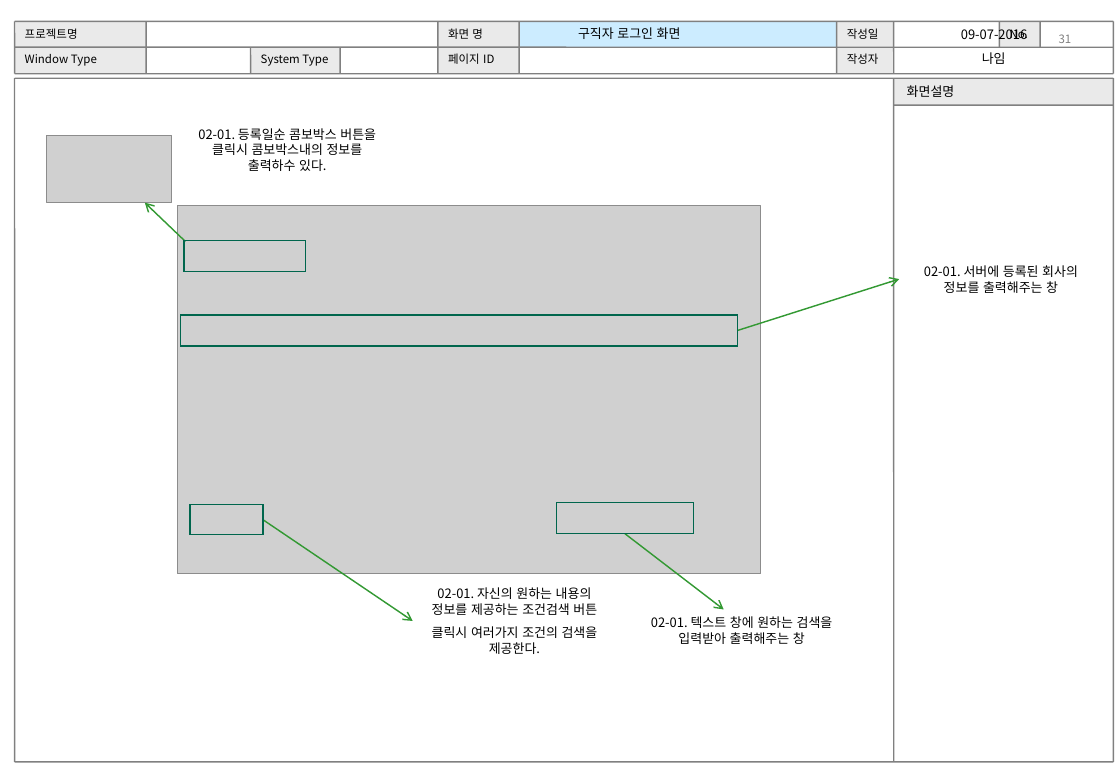
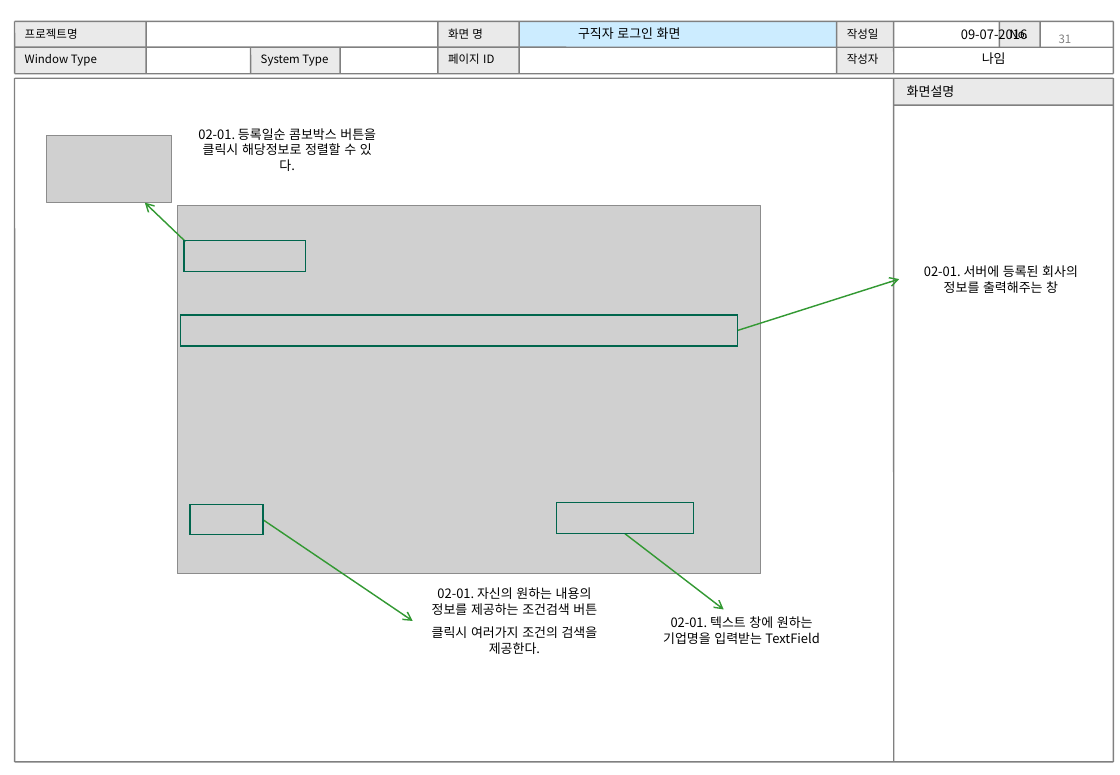
Before and after one commit to WABA82/1949, a slide deck: slide 31 of 02.설계/UI 설계서(초안)_.ppt. Drawn at 1120x775 pixels with LibreOffice and Linux fonts; fonts in the diff are those of the drawing; grey boxes stand for pictures. Boxes give left, top, right and bottom in pixels: in the first picture for what was removed or moved away, otherwise in the second. Text is boxed around its words. In the diff, an @@ line names an element or a change of style, - is before the commit and + after.

```diff
--- a/02.설계/UI 설계서(초안)_.ppt
+++ b/02.설계/UI 설계서(초안)_.ppt
@@ text at (x1=198, y1=128, x2=376, y2=171): text changed @@
-02-01. 등록일순 콤보박스 버튼을 클릭시 콤보박스내의 정보를 출력하수 있다.
+02-01. 등록일순 콤보박스 버튼을 클릭시 해당정보로 정렬할 수 있다.
@@ text at (x1=663, y1=616, x2=819, y2=644): text changed @@
-02-01. 텍스트 창에 원하는 검색을 입력받아 출력해주는 창
+02-01. 텍스트 창에 원하는 기업명을 입력받는 TextField
```
Also in this commit, not shown: 22 other slides changed.
